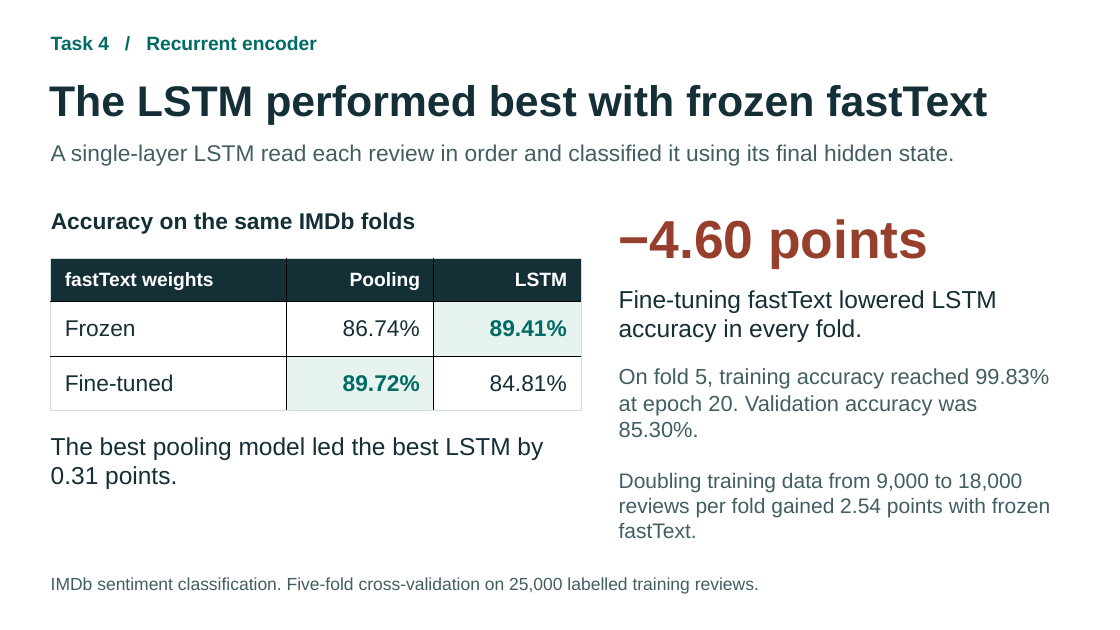
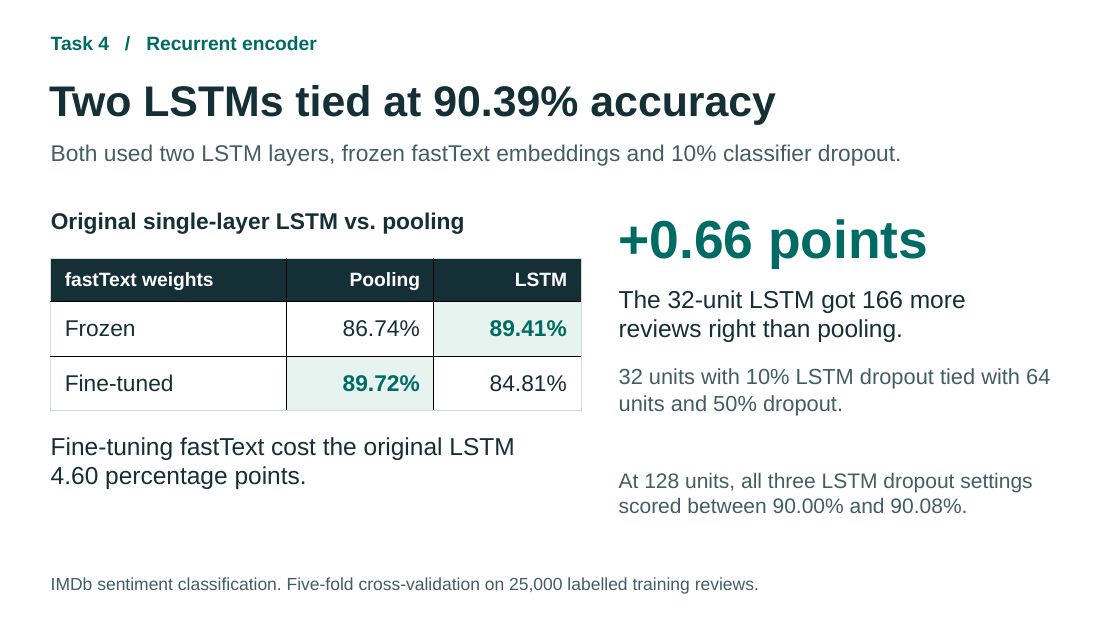
Before and after one commit to angelosntousis/Athena, a slide deck: slide 2 of part2/slides/IMDb Task 3 and Task 4.pptx. Drawn at 1120x630 pixels with LibreOffice and Linux fonts; fonts in the diff are those of the drawing. Boxes give left, top, right and bottom in pixels: in the first picture for what was removed or moved away, otherwise in the second. Text is boxed around its words. In the diff, an @@ line names an element or a change of style, - is before the commit and + after.

Commit message:
Tune the IMDb LSTM and share Part 2 results and predictions

```diff
--- a/part2/slides/IMDb Task 3 and Task 4.pptx
+++ b/part2/slides/IMDb Task 3 and Task 4.pptx
@@ text at (x1=49, y1=85, x2=776, y2=125): text changed @@
-The LSTM performed best with frozen fastText
+Two LSTMs tied at 90.39% accuracy
@@ text at (x1=51, y1=144, x2=902, y2=166): text changed @@
-A single-layer LSTM read each review in order and classified it using its final hidden state.
+Both used two LSTM layers, frozen fastText embeddings and 10% classifier dropout.
@@ text at (x1=51, y1=212, x2=464, y2=234): text changed @@
-Accuracy on the same IMDb folds
+Original single-layer LSTM vs. pooling
@@ text at (x1=619, y1=219, x2=928, y2=268): text changed; text colour #953F2C to #006B65 @@
-−4.60 points
++0.66 points
@@ text at (x1=619, y1=290, x2=966, y2=342): text changed @@
-Fine-tuning fastText lowered LSTM accuracy in every fold.
+The 32-unit LSTM got 166 more reviews right than pooling.
@@ text at (x1=619, y1=368, x2=1050, y2=415): text changed @@
-On fold 5, training accuracy reached 99.83% at epoch 20. Validation accuracy was 85.30%.
+32 units with 10% LSTM dropout tied with 64 units and 50% dropout.
@@ text at (x1=51, y1=437, x2=514, y2=489): text changed @@
-The best pooling model led the best LSTM by 0.31 points.
+Fine-tuning fastText cost the original LSTM 4.60 percentage points.
@@ text at (x1=619, y1=472, x2=1032, y2=513): text changed @@
-Doubling training data from 9,000 to 18,000 reviews per fold gained 2.54 points with frozen fastText.
+At 128 units, all three LSTM dropout settings scored between 90.00% and 90.08%.
```
Also in this commit, not shown: 8 other files.
